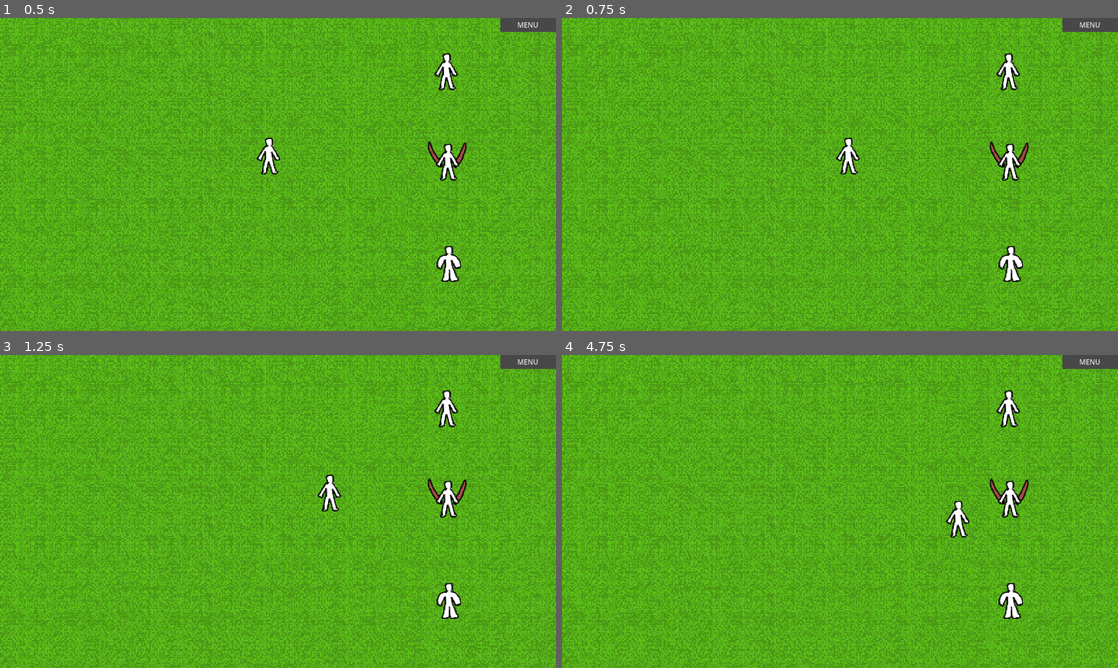
Above: before the commit, frames 1-4 (two rows, left to right).
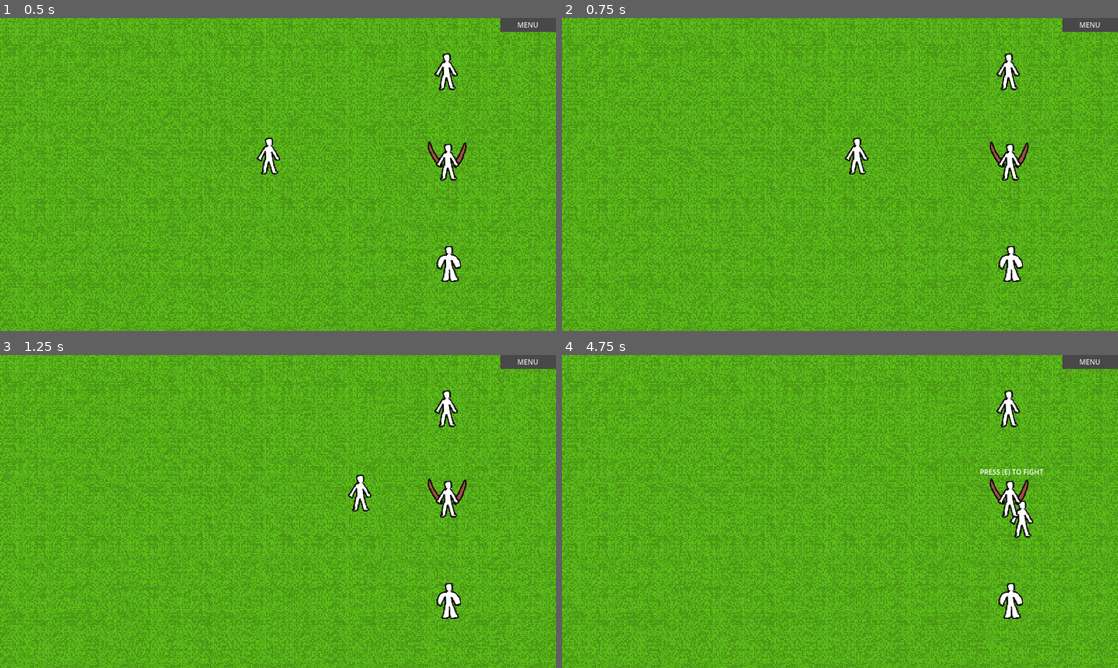
Above: after the commit, the same moments.

Repository: Geo821/Pokemon_Like_Combat_Godot
Game: Godot game, scene res://Scenes/world.tscn
Same seed, same stepped clock (60 frames per second), same inputs: the game is played once before the commit and once after it.
Inputs:
- Up to frame 1 (0.5 s): no input
- Up to frame 2 (0.75 s): tap Enter at 0.5 s; hold D (move_right) from 0.53 s (still down); hold Shift (shift, bound only after the commit) from 0.53 s (still down)
- Up to frame 3 (1.25 s): keep holding D (move_right); keep holding Shift (shift, bound only after the commit)
- Up to frame 4 (4.75 s): release D (move_right) at 1.25 s; release Shift (shift, bound only after the commit) at 1.25 s; click "MENU" at 1.25 s; click "RESUME" at 2 s; tap Space at 2.75 s; hold S (move_down) 2.78-3.53 s; tap Shift (shift, bound only after the commit) at 2.85, 4.35 s; hold D (move_right) 3.53-4.28 s; hold Shift (shift, bound only after the commit) 3.53-4.28 s; hold W (move_up) from 4.28 s (still down)

Frame 1 is identical in both runs. In frame 2, 0.4% of the frame differs, in the area x 49-56%, y 38-50%; in frame 3, 0.6%; in frame 4, 0.7%, in the area x 69-87%, y 36-59%.

Commit message:
nu mai conteaza abadon mission

Diff:
--- a/PokemonLikeGame/Scenes/player_attacks_ui.tscn
+++ b/PokemonLikeGame/Scenes/player_attacks_ui.tscn
@@ -144,22 +144,6 @@
 offset_bottom = 432.0
 texture = ExtResource("7_l638a")
 
-[node name="hp_text" type="Label" parent="."]
-layout_mode = 1
-anchors_preset = 6
-anchor_left = 1.0
-anchor_top = 0.5
-anchor_right = 1.0
-anchor_bottom = 0.5
-offset_left = -413.0
-offset_top = -313.0
-offset_right = -179.0
-offset_bottom = -269.0
-grow_horizontal = 0
-grow_vertical = 2
-theme_override_font_sizes/font_size = 30
-text = "HP: 100"
-
 [node name="hit" type="Label" parent="."]
 unique_name_in_owner = true
 layout_mode = 0
--- a/PokemonLikeGame/Scripts/global.gd
+++ b/PokemonLikeGame/Scripts/global.gd
@@ -5,7 +5,7 @@
 var enemy_health = 100
 var defence = 20
 var hp_max=100
-
+var damage = 10
 var can_change_scene = false
 var enemy_fight : String
 func _process(delta):
--- a/PokemonLikeGame/Scripts/player.gd
+++ b/PokemonLikeGame/Scripts/player.gd
@@ -1,10 +1,14 @@
 extends CharacterBody2D
 var speed = 200
+var run = 1
 func _physics_process(delta):
 	var direction = Input.get_vector("move_left","move_right","move_up","move_down")
+	if Input.is_action_pressed("shift"):
+		run = 1.5
+	else: run = 1
 	if !Global.can_change_scene:
 		self.visible = true
-		velocity = direction * speed
+		velocity = direction * speed * run
 	else:
 		self.visible = false
 		velocity = Vector2(0,0)
--- a/PokemonLikeGame/Scripts/player_attacks_ui.gd
+++ b/PokemonLikeGame/Scripts/player_attacks_ui.gd
@@ -1,6 +1,5 @@
 extends Control
 
-@onready var hp_text = $hp_text
 @onready var hit = %hit
 @onready var enemy_sprite = $enemy
 @onready var progress_bar = $ProgressBar
@@ -14,7 +13,6 @@
 		self.visible = true
 	else:
 		self.visible = false
-	hp_text.text = "HP:"+str(Global.enemy_health)
 	enemy_sprite.play(Global.enemy_fight)
 func _on_attack_pressed():
 	var chance = randi() % 100 + 1
@@ -26,7 +24,7 @@
 		await get_tree().create_timer(1).timeout
 		hit.visible = false
 	elif chance > 90:
-		Global.enemy_health -= 30
+		Global.enemy_health -= Global.damage * randf_range(0,3)
 		hit.position.x = randi_range(700, 900)
 		hit.position.y = randi_range(180, 250)
 		hit.text = "CRIT"
@@ -34,7 +32,7 @@
 		await get_tree().create_timer(1).timeout
 		hit.visible = false
 	else :
-		Global.enemy_health -= 10
+		Global.enemy_health -= Global.damage
 
 
 func _on_heal_pressed():
--- a/PokemonLikeGame/project.godot
+++ b/PokemonLikeGame/project.godot
@@ -66,6 +66,11 @@
 "events": [Object(InputEventKey,"resource_local_to_scene":false,"resource_name":"","device":-1,"window_id":0,"alt_pressed":false,"shift_pressed":false,"ctrl_pressed":false,"meta_pressed":false,"pressed":false,"keycode":0,"physical_keycode":69,"key_label":0,"unicode":101,"echo":false,"script":null)
 ]
 }
+shift={
+"deadzone": 0.5,
+"events": [Object(InputEventKey,"resource_local_to_scene":false,"resource_name":"","device":-1,"window_id":0,"alt_pressed":false,"shift_pressed":false,"ctrl_pressed":false,"meta_pressed":false,"pressed":false,"keycode":0,"physical_keycode":4194325,"key_label":0,"unicode":0,"echo":false,"script":null)
+]
+}
 
 [rendering]
 
